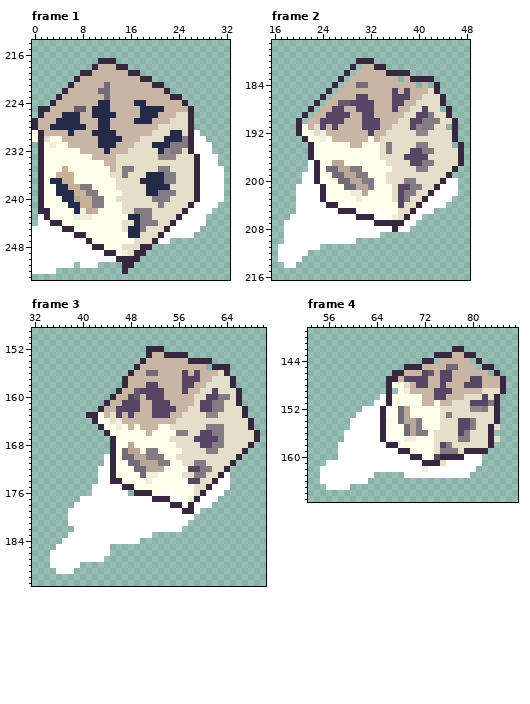
A pixel-art file gets an edit: client/Assets/Art/Game/Field/Game_Action_Dice_Roll.aseprite. Above: the version before the commit.
256x256 pixels, 21 frames. Shown: frame 1: x 0..32, y 214..253; frame 2: x 16..48, y 177..216; frame 3: x 32..70, y 149..191; frame 4: x 53..87, y 139..167. The commit also changed other frames, which this record leaves out.
After the commit:
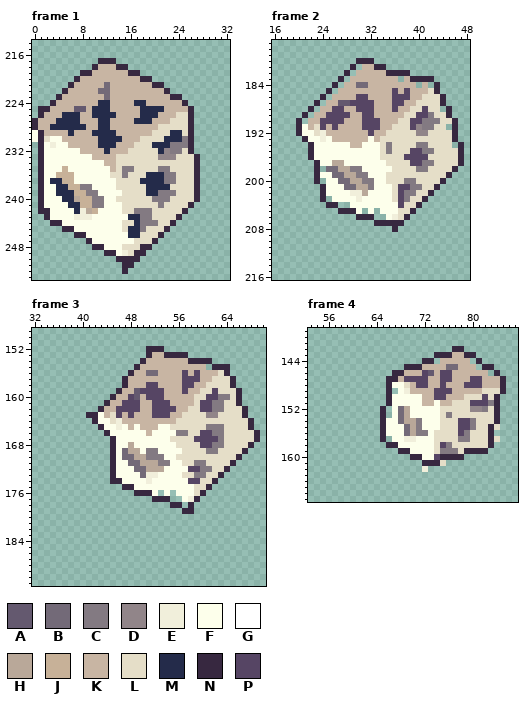
Palette (. is transparent): A #64596f  B #736a78  C #837a82  D #918589  E #f1efdb  F #fdffeb  G #ffffff  H #b9a899  J #c7b198  K #c8b5a3  L #e5dec8  M #242b4a  N #372840  P #564564
What changed:
layer "Back" now hidden
Changed rows in their new state; - is an unchanged pixel.
Frame 1:
first column x 0:
229 ---------------------------.----
230 ---------------------------..---
231 ---------------------------...--
232 ---------------------------...--
233 ----------------------------...-
234 ----------------------------...-
235 ----------------------------....
236 ----------------------------....
237 ----------------------------....
238 ----------------------------....
239 ----------------------------....
240 ----------------------------....
241 ---------------------------....-
242 --------------------------....--
243 -.-----------------------....---
244 -..---------------------.....---
245 .....------------------.....----
246 .......---------------.....-----
247 .........------------..---------
248 ..........----------------------
249 ............--------------------
250 ..............------------------
251 .......-...---------------------
252 ....----------------------------
Frame 2:
first column x 17:
197 -----.------------------------
198 -----.-.----------------------
199 ----..------------------------
200 ----..-.--------------------..
201 ---....--------------------...
202 ---....-------------------....
203 ---....-.----------------....-
204 ---.....--..------------....--
205 ---.......----.-.------...----
206 --...........---..----..------
207 -...............-----..-------
208 -..................-..--------
209 -................-------------
210 -............-----------------
211 .......-----------------------
212 .....-------------------------
213 ....--------------------------
214 -..---------------------------
Frame 3:
first column x 35:
170 ---------.--------------------
171 ---------.--------------------
172 --------..--------------------
173 --------..-------------------.
174 --------..------------------..
175 -------.....---------------...
176 -------......-----.-.-----...-
177 -----............---..---...--
178 ----................--.-...---
179 ---...................--.-----
180 ---.....................------
181 ---....................-------
182 ----..................--------
183 ---..............-------------
184 --.............---------------
185 -.........--------------------
186 ..........--------------------
187 .........---------------------
188 .....-------------------------
189 -...--------------------------
Frame 4:
first column x 55:
150 ----------.----------------
151 ---------..----------------
152 -------...-.---------------
153 ------....-.---------------
154 -----.....-----------------
155 -----.....-----------------
156 ----......-----------------
157 ----......-.---------------
158 ---........----------------
159 ---..........--------------
160 ---............---------...
161 -................----......
162 .................-........-
163 .........-----...........--
164 ........-------------------
165 -....----------------------
